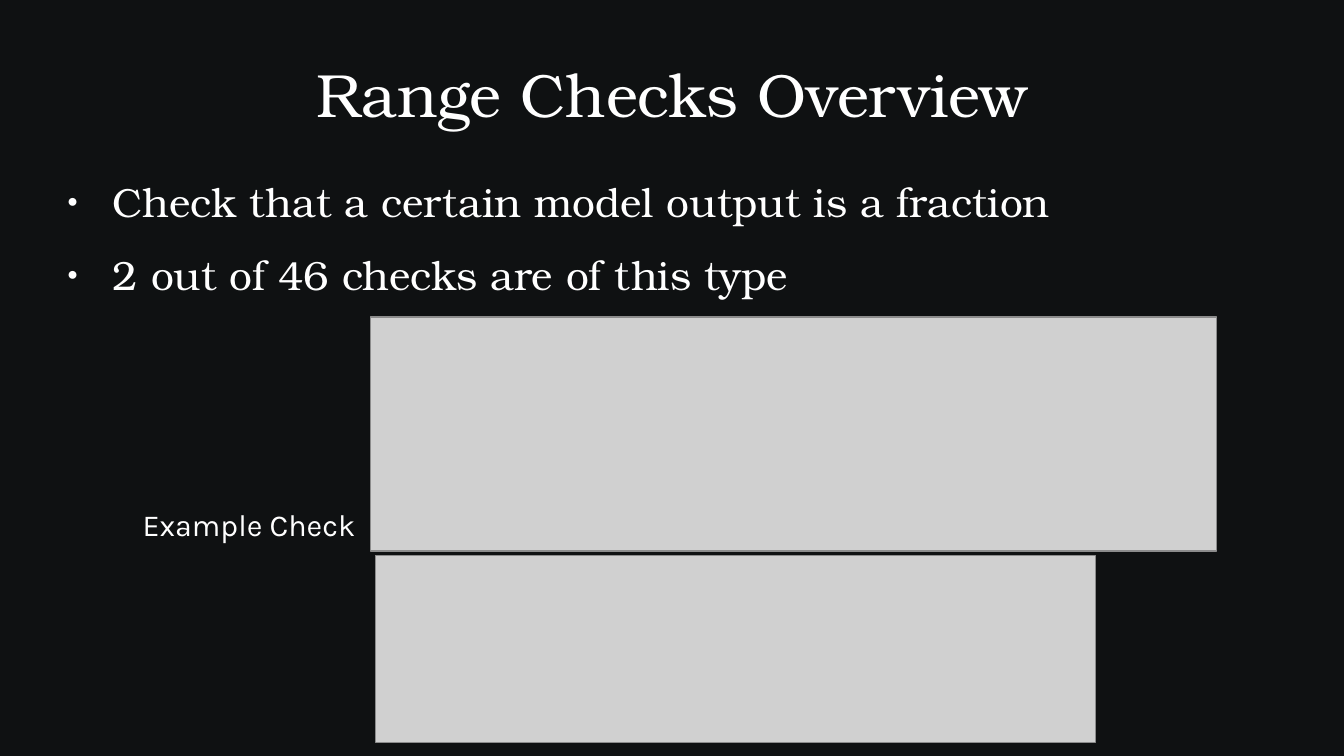
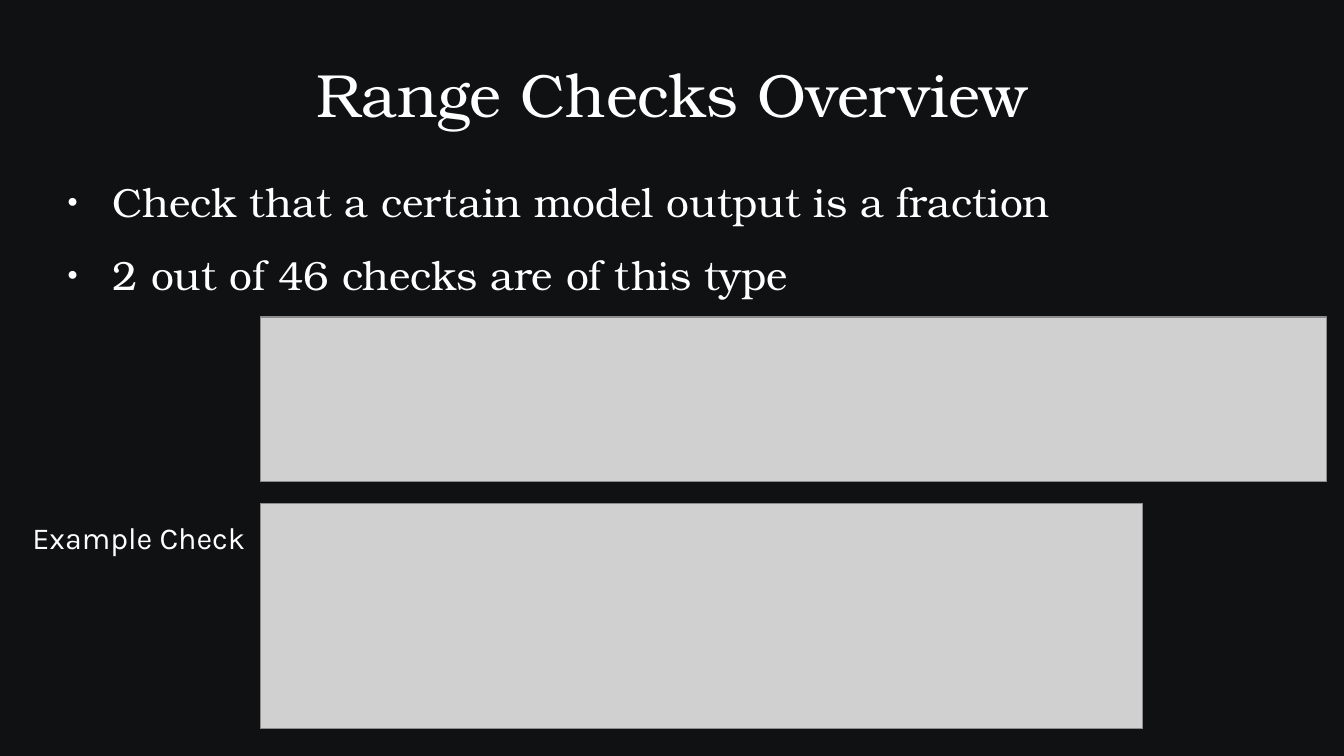
Before and after one commit to SamAllen06/lake_temp_work, a slide deck: slide 18 of documentation/for_collaborators/AnalysisOverview.pptx. Drawn at 1344x756 pixels with LibreOffice and Linux fonts; fonts in the diff are those of the drawing; grey boxes stand for pictures. Boxes give left, top, right and bottom in pixels: in the first picture for what was removed or moved away, otherwise in the second. Text is boxed around its words. In the diff, an @@ line names an element or a change of style, - is before the commit and + after.

Commit message:
Update screenshots of code
Code was changed to remove redundant masking

```diff
--- a/documentation/for_collaborators/AnalysisOverview.pptx
+++ b/documentation/for_collaborators/AnalysisOverview.pptx
@@ picture resized from (x1=371, y1=317, x2=1217, y2=551) to (x1=261, y1=317, x2=1328, y2=482) @@
@@ picture resized from (x1=376, y1=556, x2=1096, y2=743) to (x1=261, y1=504, x2=1144, y2=729) @@
@@ text "Example Check" moved from (x1=143, y1=515, x2=356, y2=543) to (x1=32, y1=528, x2=246, y2=556) @@
```
Also in this commit, not shown: 1 other slide changed.
